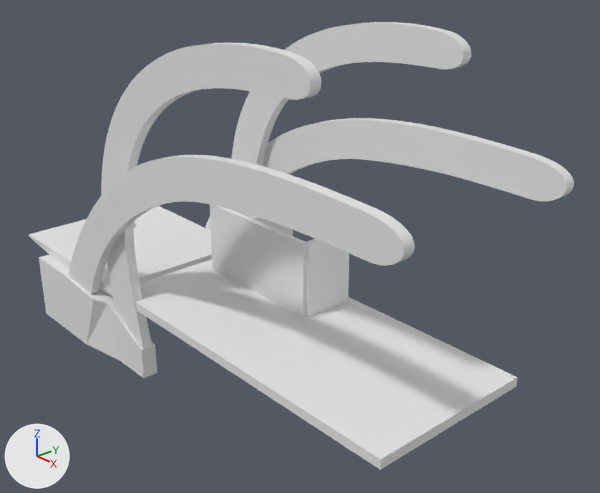
What one commit did to the Blender file beach_house/beach_house.blend.
Before and after are seen from a 50 mm camera at (4.12, -2.89, 2.94) aimed at (-0.12, 0.86, 0.54). Every picture has the same lights, and +X, +Y and +Z are marked at lower left.

In view in the first picture: 'Cube', 'Cube.002', 'Cube.004', 'Cube.006', 'entrance', 'foundation', 'roof_beam_left', 'roof_beam_right', 'suspension_beam_left', 'suspension_beam_left.001'.
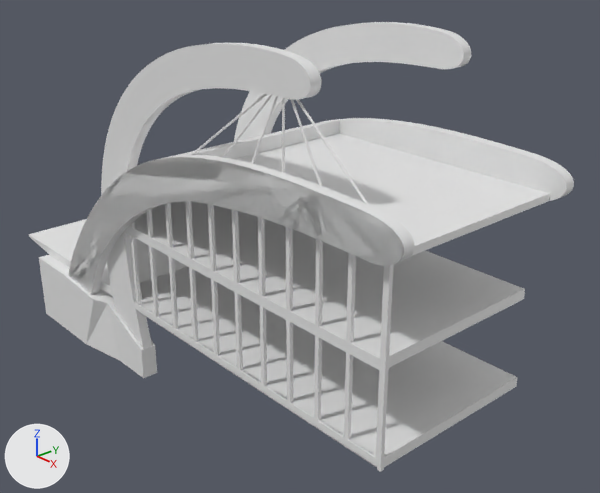
Where the newer file only moved an object's origin or applied its transform, the numbers keep the older frame.

Boxes (x1, y1, x2, y2) around the edits, measured in the pictures (600 x 493 px; the box of a moved part takes in the faces that stretch with it):
'floor', shown: after (129, 202, 525, 368)
'wall', shown: after (136, 120, 550, 283)
'window_frames_right', shown: after (124, 202, 386, 466)
'Cube.004', hidden: before (210, 205, 306, 317)
'Cube.006', hidden: before (306, 239, 349, 317)
'Cube.001', shown: after (376, 265, 393, 472)
'Cylinder', shown: after (191, 94, 370, 206)
'Cube.002', hidden: before (250, 216, 293, 236)
part 1 of me_beziercurve_007, moved or reshaped (not visible before): after (68, 157, 404, 290)
'entrance', unchanged, covered by the edit: before (29, 206, 212, 296); after (29, 219, 113, 296)

The edits, one by one:
me_beziercurve_007 is used by ob_roof_beam_right; location (0.0, -0.075, 0.0); rotation (1.571, 0.0, 0.0), in degrees (90, 0, 0).
me_beziercurve_007 had 934 vertices, 525 faces and spanned x -2.1..1.76, y -0.5..1.53, z -0.17..0.08.
me_beziercurve_007 now has 1030 vertices, 535 faces and spans x -2.1..1.76, y -0.5..1.53, z -0.18..0.07.
me_beziercurve_007 part 1: 10 vertices moved from x -1.3..-1.05, y 0.53..0.85, z -0.17..0.0 to x -1.3..-1.05, y 0.53..0.85, z -0.17..0.07; 177 vertices removed from x -1.3..-1.05, y 0.49..0.87, z -0.17..0.0; 273 vertices added at x -1.3..-1.05, y 0.49..0.87, z -0.18..0.07.
Object 'wall' (ob_wall) is now shown.
Object 'floor' (ob_floor) is now shown.
Object 'window_frames_right' (ob_window_frames_right) is now shown.
Object 'Cylinder' (ob_cylinder) is now shown.
Object 'Cube.001' (ob_cube_001) is now shown.
Object 'Cube.002' (ob_cube_002) is now hidden.
Object 'Cube.004' (ob_cube_004) is now hidden.
Object 'Cube.006' (ob_cube_006) is now hidden.
